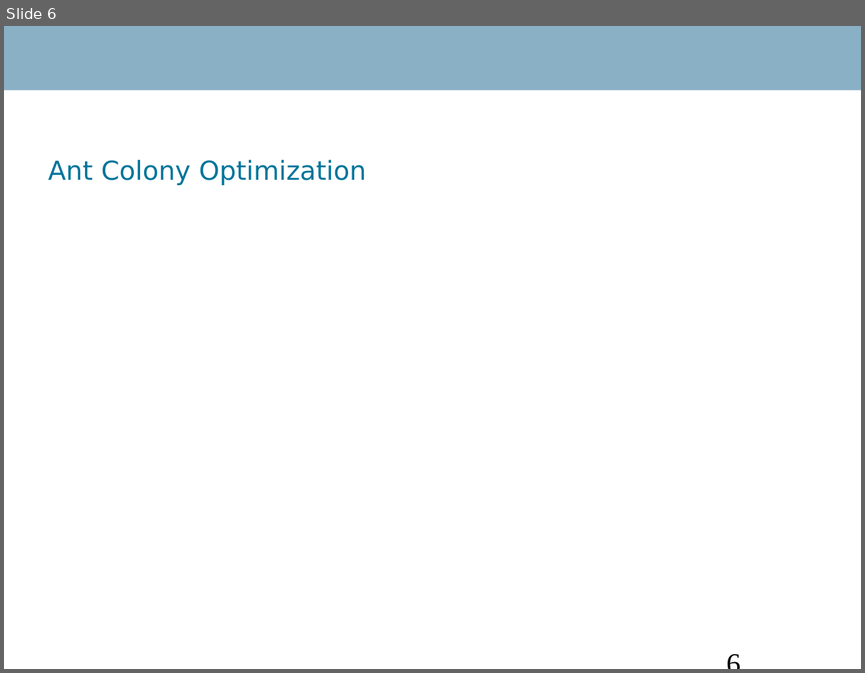
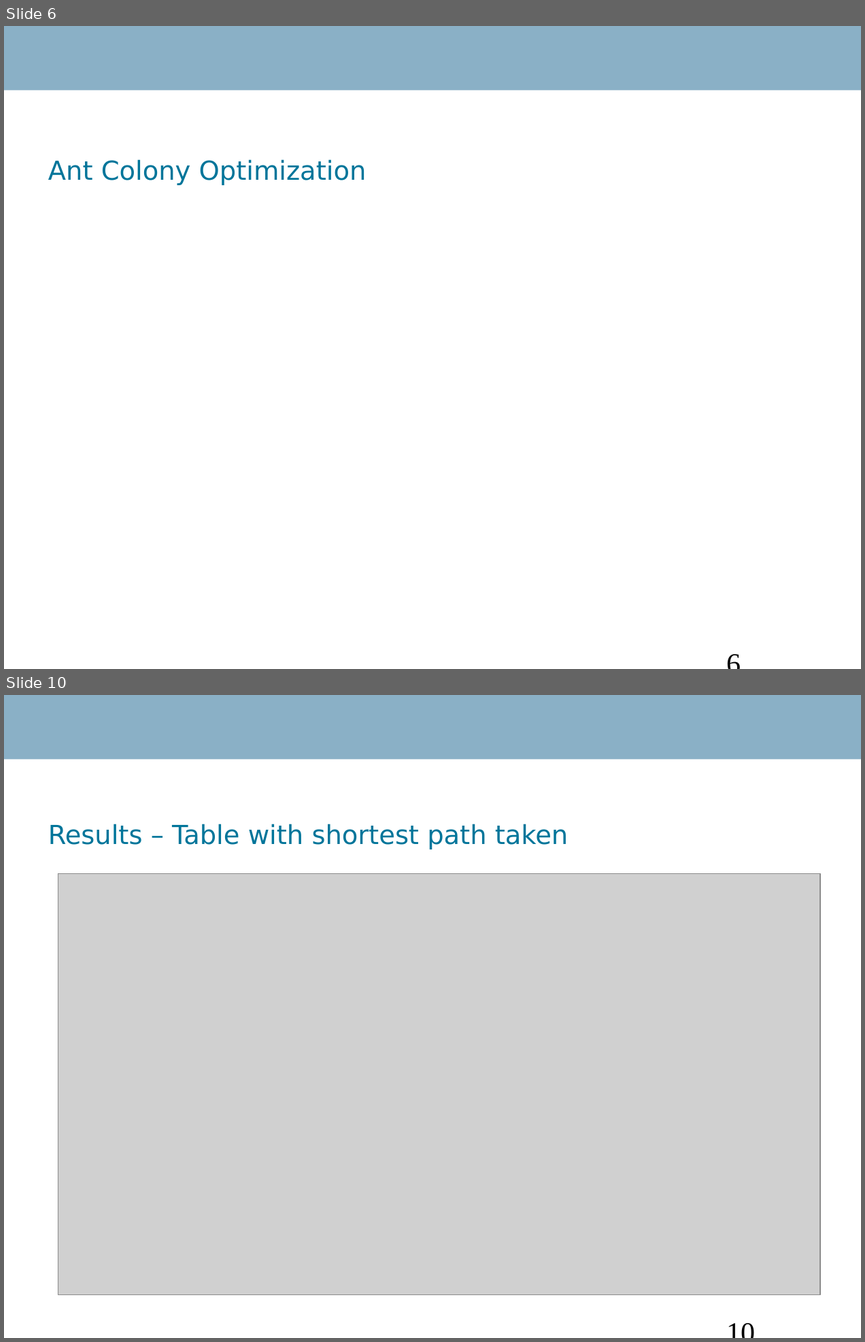
Before and after one commit to Danidude/Master-Thesis, a slide deck: Report/IKT 590 Master Thesis.ppt. Shown one above the other, each under a label of ours: slide 6 before the commit, slides 6 and 10 after it; the slides between them are not shown. The pictures are 865x673 and 865x1342 pixels, drawn with LibreOffice and Linux fonts; fonts in the diff are those of the drawing; grey boxes stand for pictures; background and template pictures are left out. Boxes give left, top, right and bottom in pixels: in the first picture for what was removed or moved away, otherwise in the second. Text is boxed around its words. In the diff, an @@ line names an element or a change of style, - is before the commit and + after.

```diff
--- a/Report/IKT 590 Master Thesis.ppt
+++ b/Report/IKT 590 Master Thesis.ppt
@@ slide 10 added at bbox=[4, 695, 861, 1338], background #FFFFFF; not listed: 1 template element that a slide beside it also shows @@
@@ title added at bbox=[48, 824, 568, 849], 22 pt, text #00759A @@
+Results – Table with shortest path taken
@@ picture added at bbox=[58, 873, 820, 1294] @@
@@ page number added at bbox=[718, 1309, 838, 1338], 24 pt, text #000000 @@
+10
```
Also in this commit, not shown: 1 slide changed, 6 other slides added, 3 other files.
